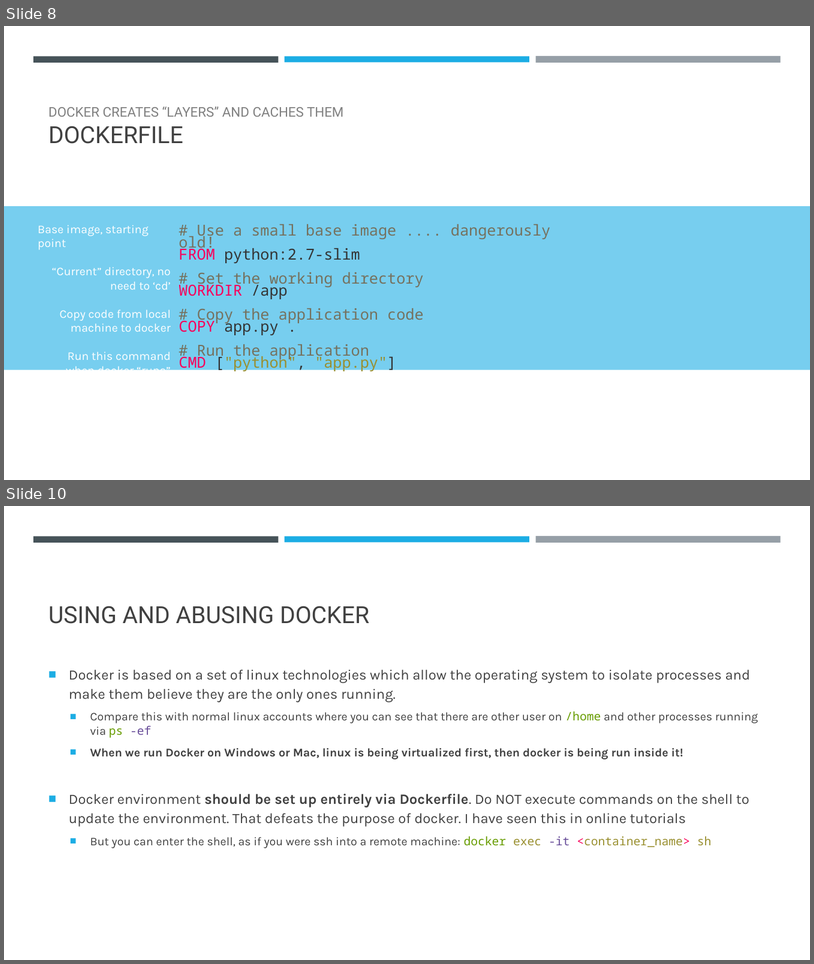
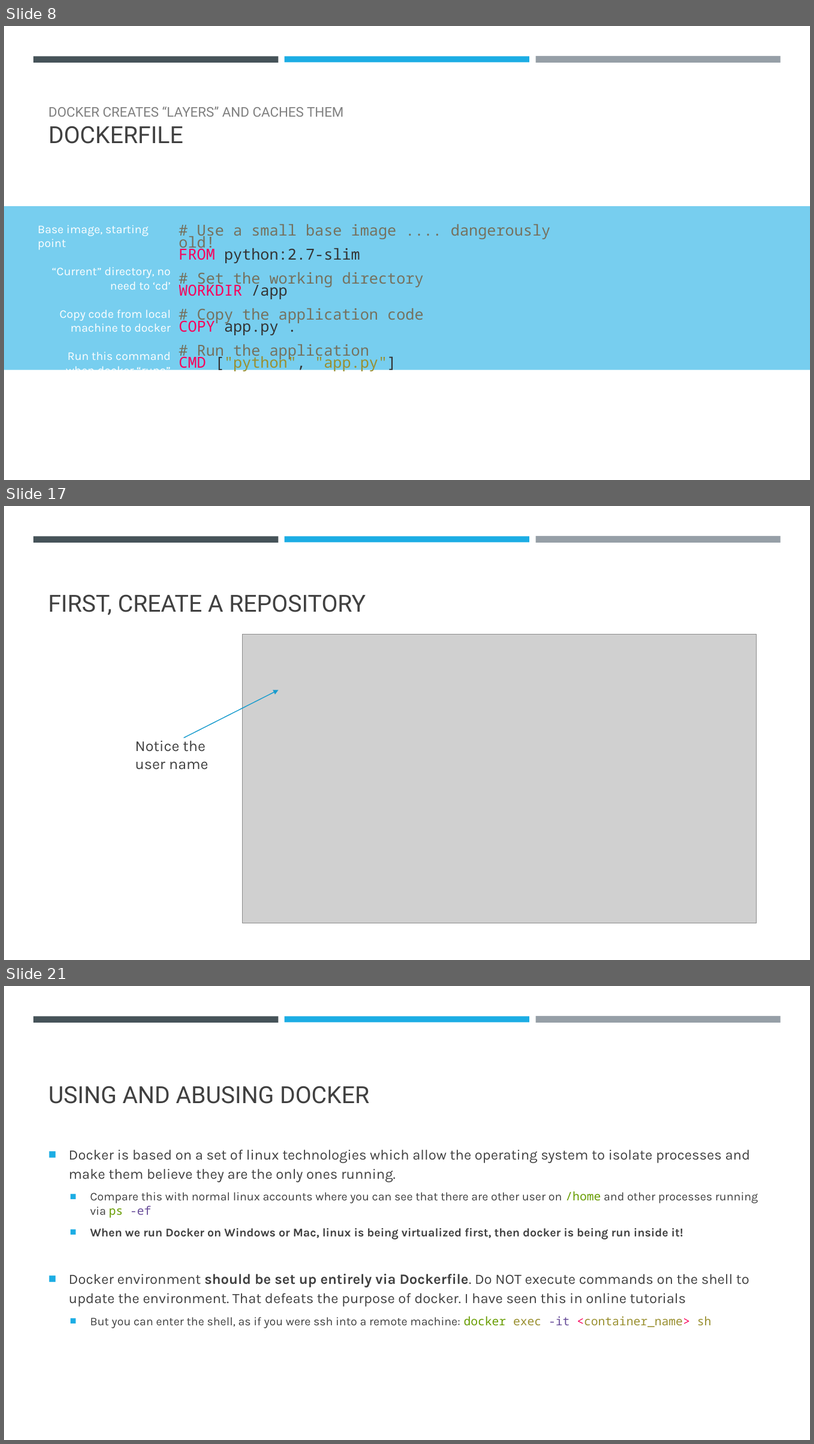
Before and after one commit to falconair/ProgrammingForAnalytics, a slide deck: lectures/120_dockerize_python_app/Docker – an introduction.pptx. Shown one above the other, each under a label of ours: slides 8 and 10 before the commit, slides 8, 17 and 21 after it; the slides between them are not shown. The pictures are 814x964 and 814x1444 pixels, drawn with LibreOffice and Linux fonts; fonts in the diff are those of the drawing; grey boxes stand for pictures. Boxes give left, top, right and bottom in pixels: in the first picture for what was removed or moved away, otherwise in the second. Text is boxed around its words. In the diff, an @@ line names an element or a change of style, - is before the commit and + after.

```diff
--- a/lectures/120_dockerize_python_app/Docker – an introduction.pptx
+++ b/lectures/120_dockerize_python_app/Docker – an introduction.pptx
@@ slide 17 added at bbox=[4, 506, 810, 960], background #FFFFFF; not listed: 3 template elements that a slide beside it also shows @@
@@ title added at bbox=[48, 594, 366, 615], 28 pt, text #404040 @@
+FIRST, CREATE A REPOSITORY
@@ picture added at bbox=[242, 634, 756, 923] @@
@@ arrow added from (184, 738) to (279, 690), #189CCE 1 pt @@
@@ text added at bbox=[135, 737, 209, 769], 18 pt, text #404040 @@
+Notice the user name
@@ what was slide 10 is now slide 21 @@
```
Also in this commit, not shown: 2 slides changed, 12 other slides added.
